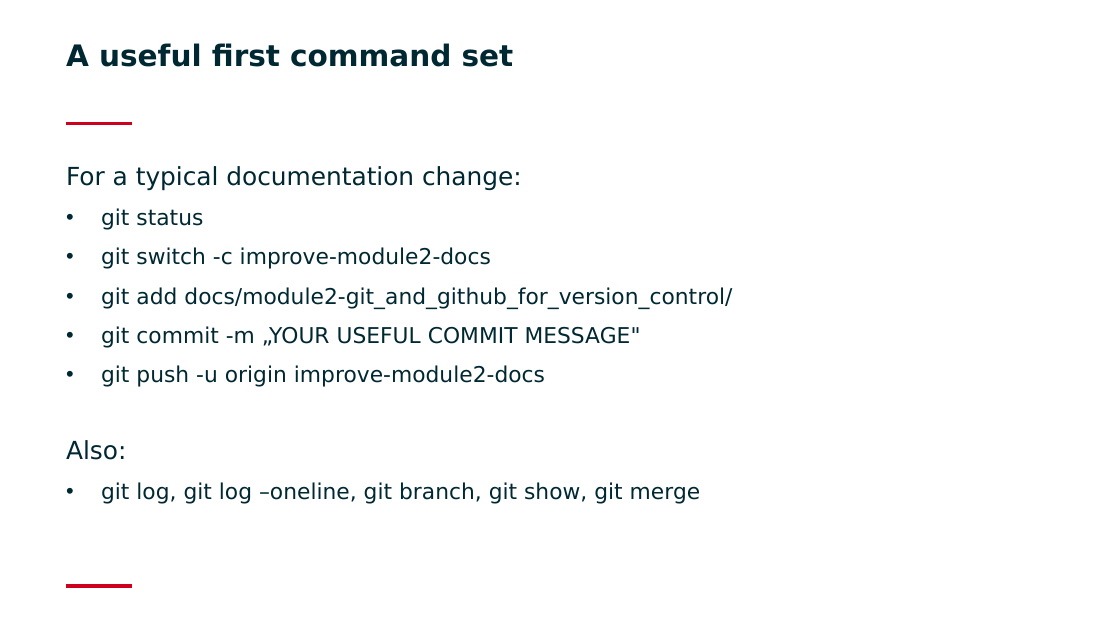
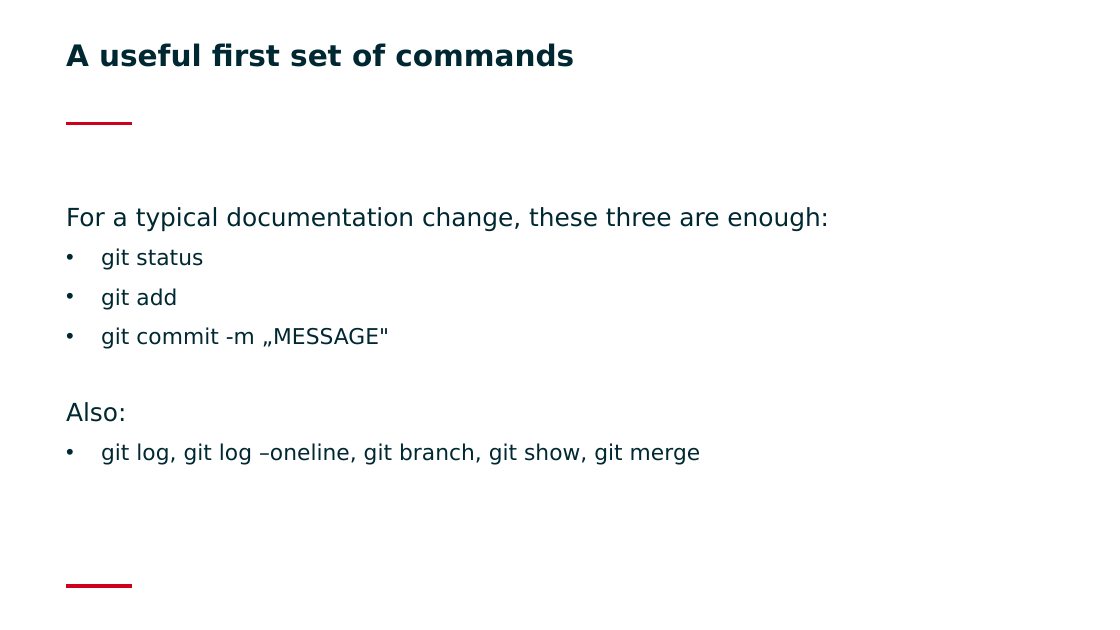
Before and after one commit to BAMresearch/RECODE, a slide deck: slide 8 of docs/module2-git_and_github_for_version_control/module2s1/RECODE – Mod 2.pptx. Drawn at 1120x630 pixels with LibreOffice and Linux fonts; fonts in the diff are those of the drawing; background and template pictures are left out. Boxes give left, top, right and bottom in pixels: in the first picture for what was removed or moved away, otherwise in the second. Text is boxed around its words. In the diff, an @@ line names an element or a change of style, - is before the commit and + after.

```diff
--- a/docs/module2-git_and_github_for_version_control/module2s1/RECODE – Mod 2.pptx
+++ b/docs/module2-git_and_github_for_version_control/module2s1/RECODE – Mod 2.pptx
@@ title at (66,43,574,67): text changed @@
-A useful first command set
+A useful first set of commands
@@ text at (66,207,829,232): text changed @@
-For a typical documentation change:
+For a typical documentation change, these three are enough:
@@ text "For a typical documentation change, ...": place and size @@
-text "For a typical documentation change, ..." at (66,166,732,504)
+text "For a typical documentation change, ..." at (66,207,829,465)
@@ text at (101,288,389,349): text changed @@
-• git switch -c improve-module2-docs
-• git add docs/module2-git_and_github_for_version_control/
-• git commit -m „YOUR USEFUL COMMIT MESSAGE"
-• git push -u origin improve-module2-docs
+• git add
+• git commit -m „MESSAGE"
```
